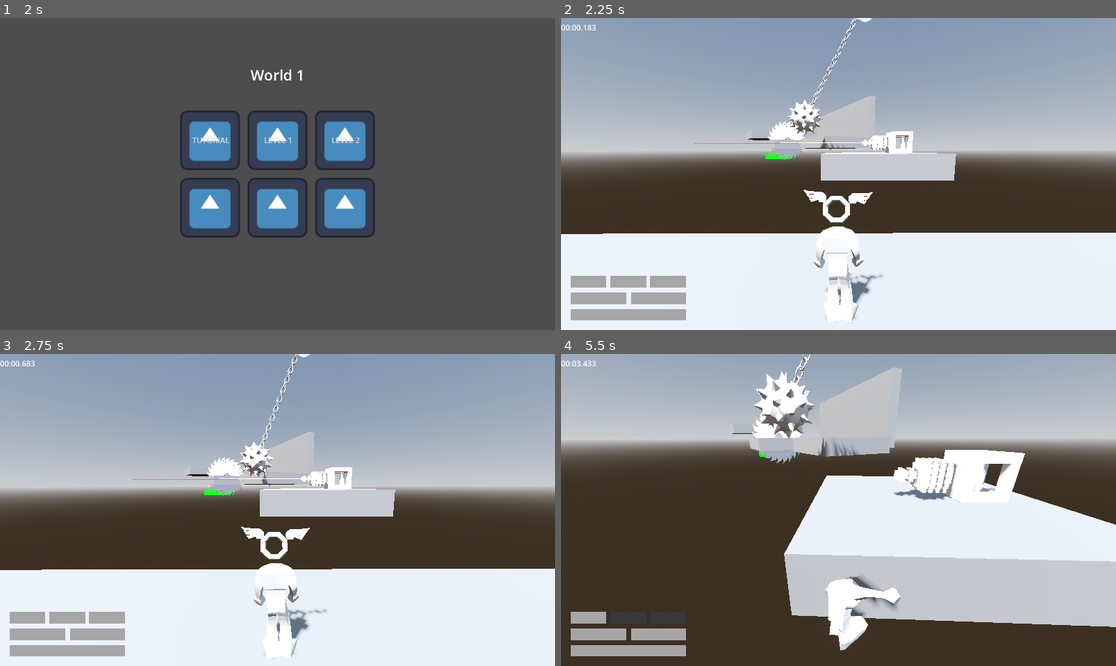
Above: before the commit, frames 1-4 (two rows, left to right).
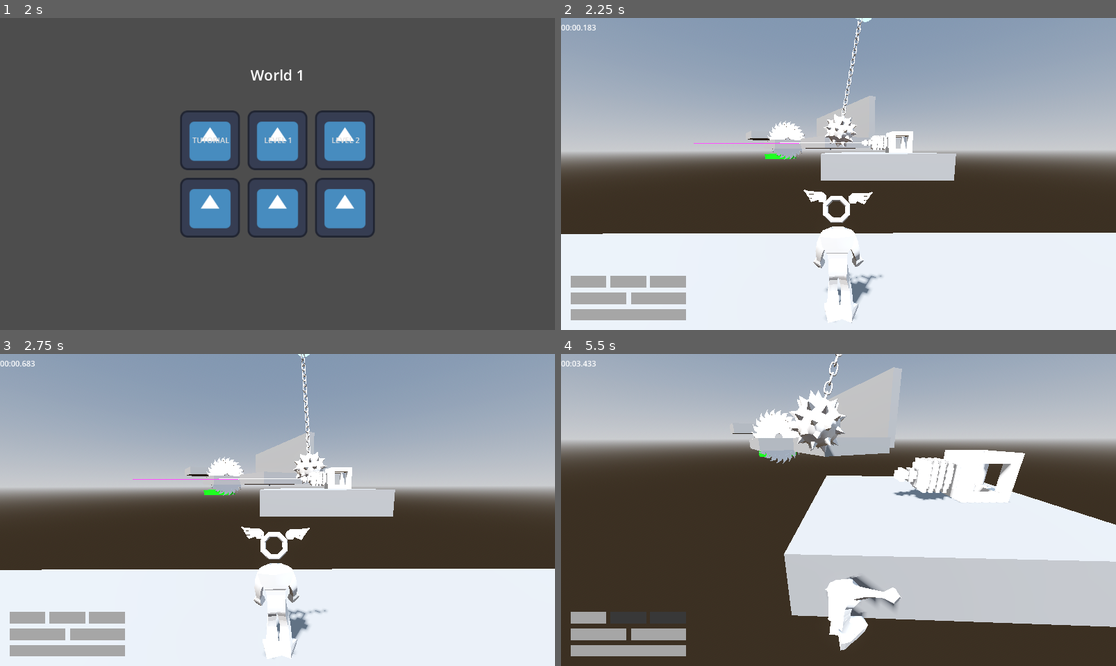
Above: after the commit, the same moments.

Repository: jpvds1/DDJD
Game: Godot game, scene res://scenes/game_controller.tscn
Same seed, same stepped clock (60 frames per second), same inputs: the game is played once before the commit and once after it. The engine's default icon, where the game draws it, is replaced by a stand-in: a white triangle on a blue panel in a dark square.
Inputs (mouse positions are in pixels of both pictures, inside the frame that each line leads up to):
- Up to frame 1 (2 s): click "Continue as Guest" at 0.5 s; click "Play" at 1.25 s
- Up to frame 2 (2.25 s): click "LEVEL 1" at 2 s
- Up to frame 3 (2.75 s): no input
- Up to frame 4 (5.5 s): tap Enter at 2.75 s; move the mouse to (866, 510) at 2.77 s; hold W (move_forwards) from 2.78 s (still down); tap Q (dash) at 2.85, 4.35 s; tap Space (jump) at 3.02, 3.77, 5.27 s; move the mouse to (810, 510) at 3.52 s; tap Shift (sprint) at 3.6, 5.1 s; move the mouse to (849, 503) at 4.27 s; move the mouse to (832, 516) at 5.02 s

Frame 1 is identical in both runs. In frame 2, 1.1% of the frame differs, in the area x 40-55%, y 0-42%; in frame 3, 1.0%; in frame 4, 2.5%, in the area x 34-54%, y 0-33%.

Commit message:
fix(wrecking ball): fix scripting errors

Diff:
--- a/platformer-game/scenes/building_materials/wrecking_ball.tscn
+++ b/platformer-game/scenes/building_materials/wrecking_ball.tscn
@@ -26,6 +26,9 @@
 
 [node name="WreckingBall" type="Node3D" unique_id=1409807783]
 script = ExtResource("1_58tvi")
+max_angle = 20.0
+initial_angle = 10.0
+swing_duration = 2.0
 
 [node name="Cloud" type="Node3D" parent="." unique_id=549558269]
 transform = Transform3D(3, 0, 0, 0, 3, 0, 0, 0, 3, -0.17368126, -0.20986748, 0.0399822)
@@ -55,6 +58,7 @@
 mesh = SubResource("SphereMesh_ndtll")
 
 [node name="Ball" type="Node3D" parent="." unique_id=1186199172]
+transform = Transform3D(0.99508965, -0.09897773, 0, 0.09897773, 0.99508965, 0, 0, 0, 1, 0, 0, 0)
 
 [node name="Killzone" parent="Ball" unique_id=767733067 instance=ExtResource("3_rti8c")]
 
@@ -63,6 +67,6 @@
 shape = SubResource("SphereShape3D_4l0fd")
 
 [node name="Visuals" parent="Ball" unique_id=157412353 instance=ExtResource("3_t610y")]
-transform = Transform3D(1, 0, 0, 0, 1, 0, 0, 0, 1, 0, -8.465402, 0)
+transform = Transform3D(-0.82263297, 0, -0.565243, 0, 1, 0, 0.565243, 0, -0.82263297, 0, -8.465402, 0)
 
 [editable path="Ball/Killzone"]
--- a/platformer-game/scripts/traps/wrecking_ball.gd
+++ b/platformer-game/scripts/traps/wrecking_ball.gd
@@ -9,26 +9,32 @@
 	get:
 		return 0.7 * (TAU / swing_duration) # radians per second
 
-
+## Whether the wrecking is swinging.
+@export var active := true
+## The amplitude in degrees of the swinging motion.
+@export_range(0, 90, 0.1) var max_angle := 30.0:
+	set(value):
+		max_angle = abs(value)
 ## The initial angle in degrees at which the wrecking ball is positioned.
-@export var initial_angle := 0.0
-## The amplitude in degrees of the swinging motion.
-@export_range(0, 90, 0.1) var max_angle := 30.0
+@export var initial_angle := 0.0:
+	set(value):
+		initial_angle = clamp(value, -max_angle, max_angle)
 ## The duration in seconds of the swinging motion. A swing is considered going from the maximum angle to the minimum angle.
 @export var swing_duration := 1.0
 
 
 # Called when the node enters the scene tree for the first time.
 func _ready() -> void:
-	max_angle = abs(max_angle)
-	initial_angle = clamp(initial_angle, -max_angle, max_angle)
-	_elapsed_time = swing_duration * (max_angle - initial_angle) / (2 * max_angle)
+	_elapsed_time = (max_angle - initial_angle) / (2 * max_angle) * swing_duration
 
 
 # Called every frame. 'delta' is the elapsed time since the previous frame.
 func _physics_process(delta: float) -> void:
+	if not active:
+		return
+
 	# infinitely swing the wrecking ball
-	wrecking_ball.rotation_degrees.z = max_angle * sin(2 * _elapsed_time / swing_duration)
+	wrecking_ball.rotation_degrees.z = max_angle * cos(_elapsed_time * PI / swing_duration)
 	_elapsed_time += delta
 
 	# infinitely spin the spike ball
